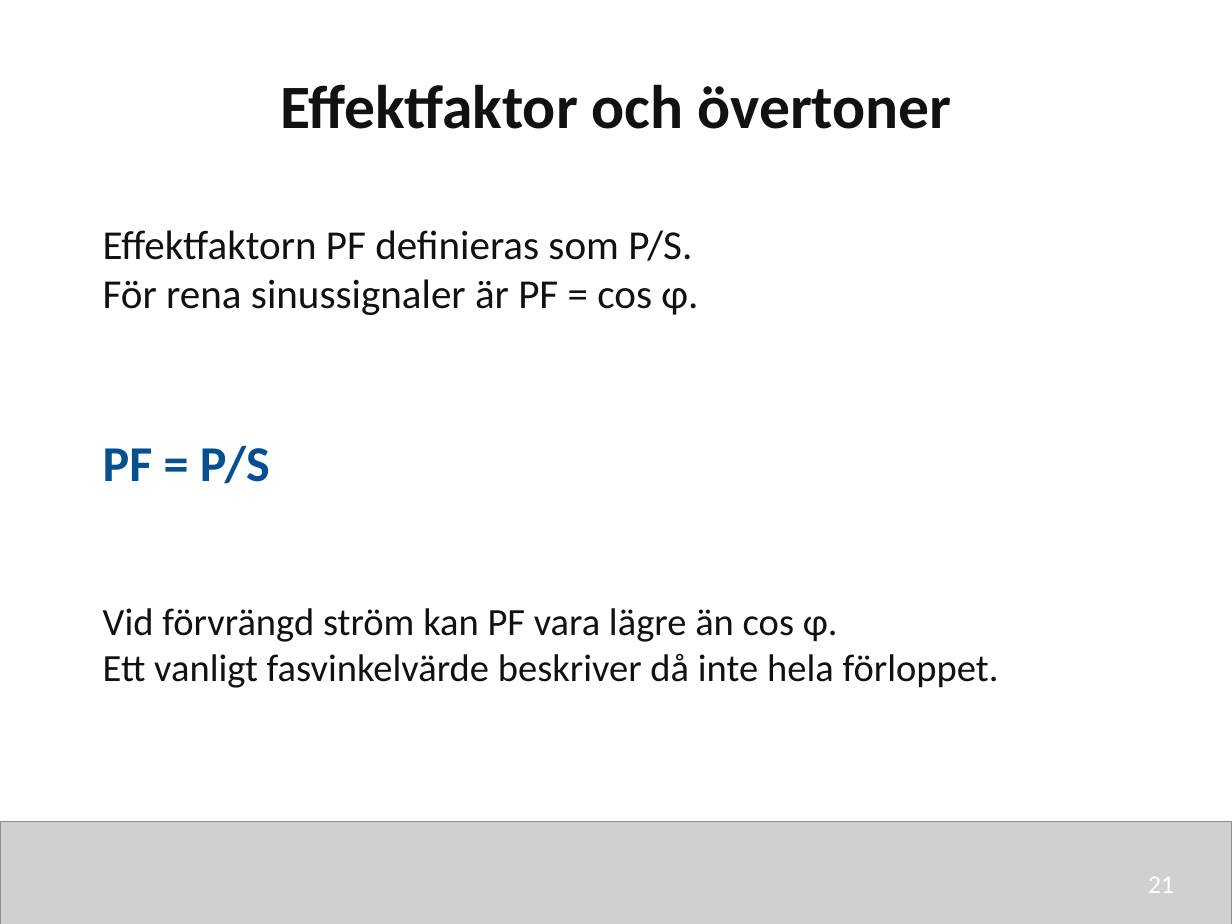
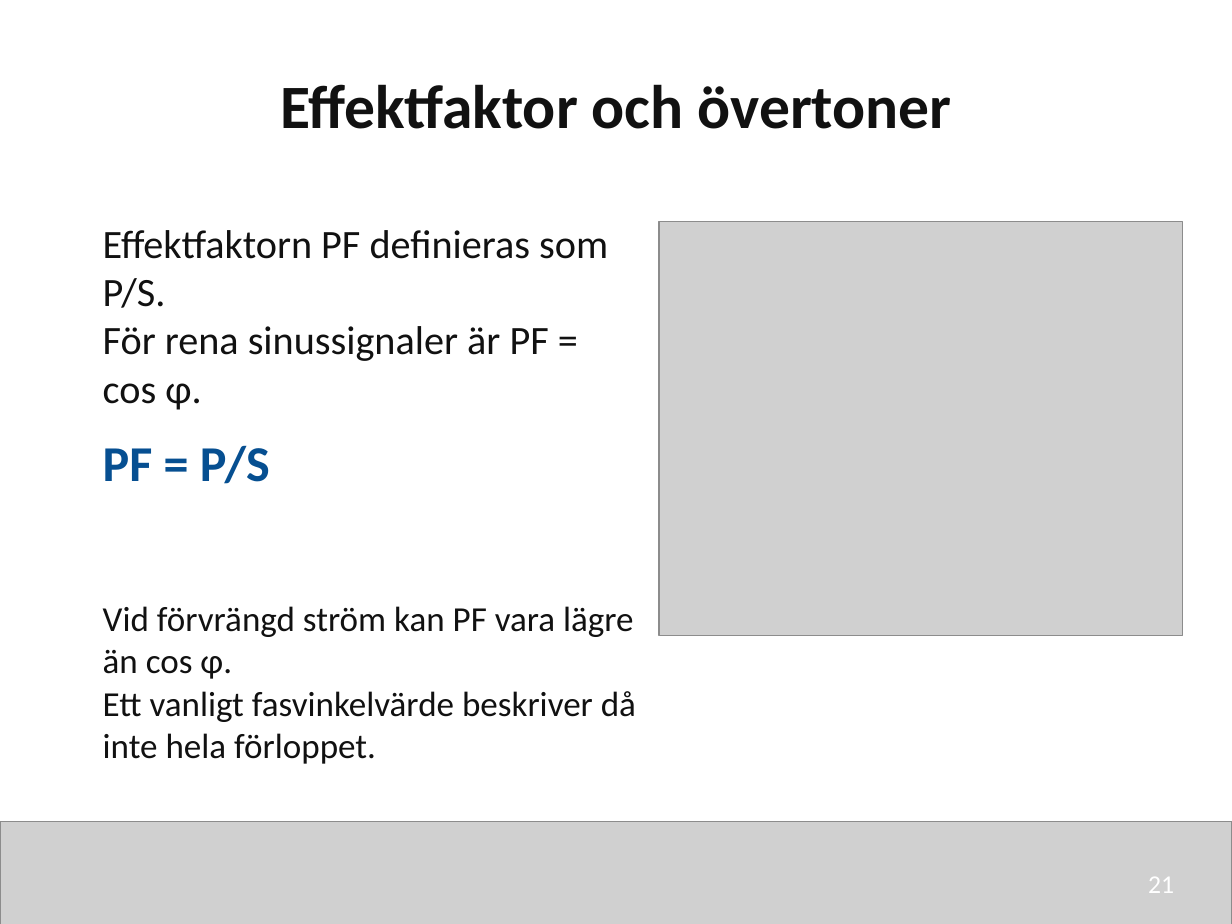
Before and after one commit to nj22az/nj22az.github.io, a slide deck: slide 21 of sjoskolan/vecka-40/aktuell/v40_03_Effekt_i_vaxelstromskretsar_elev.pptx. Drawn at 1232x924 pixels with LibreOffice and Linux fonts; fonts in the diff are those of the drawing; grey boxes stand for pictures. Boxes give left, top, right and bottom in pixels: in the first picture for what was removed or moved away, otherwise in the second. Text is boxed around its words. In the diff, an @@ line names an element or a change of style, - is before the commit and + after.

```diff
--- a/sjoskolan/vecka-40/aktuell/v40_03_Effekt_i_vaxelstromskretsar_elev.pptx
+++ b/sjoskolan/vecka-40/aktuell/v40_03_Effekt_i_vaxelstromskretsar_elev.pptx
@@ text "Effektfaktorn PF definieras som P/S." at bbox=[103, 230, 608, 410]: size 24 to 23.5 pt @@
@@ picture added at bbox=[659, 222, 1183, 636] @@
@@ text "Vid förvrängd ström kan PF ..." at bbox=[103, 606, 636, 764]: size 22.5 to 20.5 pt @@
```
Also in this commit, not shown: 13 other slides changed, 17 other files.
